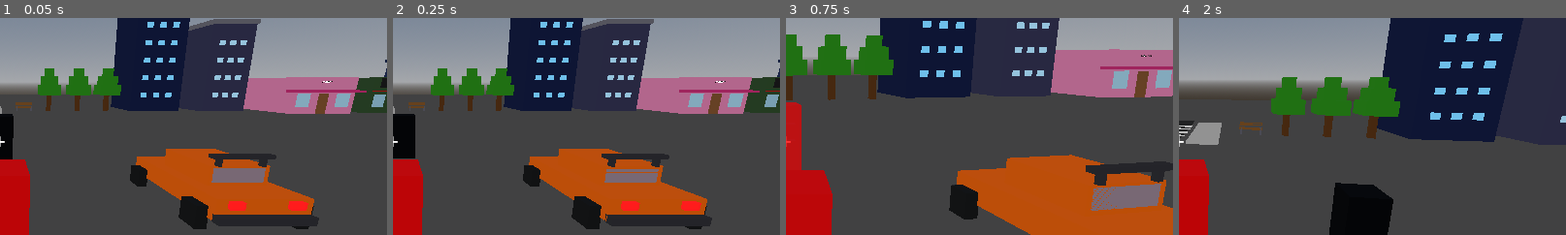
Above: before the commit, frames 1-4 (left to right).
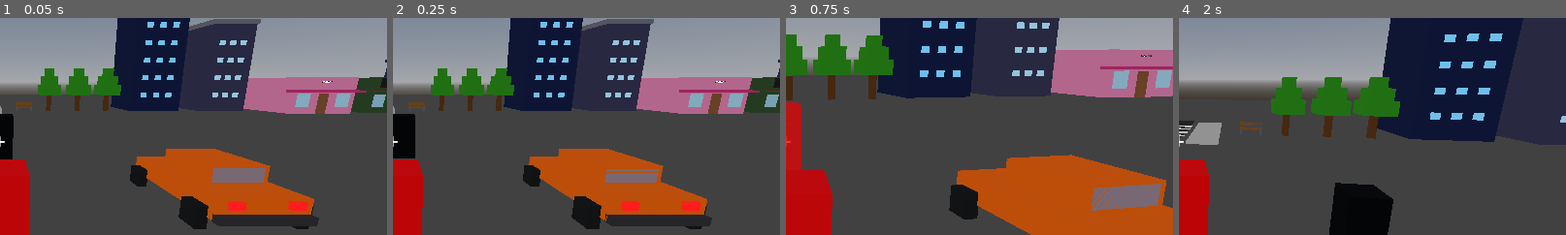
Above: after the commit, the same moments.

Repository: brian-grafals/BloxyGTA
Game: Godot game, scene res://scenes/main.tscn
The game is run twice, just before and just after one commit, with the same random seed, the same clock (stepped at 60 frames per second) and the same inputs.
Inputs (mouse positions are % of the whole screen's width and height, from its top left):
- Up to frame 1 (0.05 s): no input
- Up to frame 2 (0.25 s): no input
- Up to frame 3 (0.75 s): move the mouse to (55, 50) at 0.52 s; hold W (move_forward) from 0.53 s (still down); hold Right mouse button (aim) from 0.53 s (still down); click (55, 50) at 0.67 s
- Up to frame 4 (2 s): keep holding W (move_forward); tap Space (jump) at 0.77, 1.52 s; move the mouse to (45, 50) at 1.27 s; release Right mouse button (aim) at 1.28 s; tap E (interact) at 1.35 s
The pictures show only the part of the screen within x 50-100%, y 22-72%; the shares and areas given below are measured in that part.

The runs differ from the first frame. In frame 1, 0.6% of the frame differs, in the area x 53-72%, y 62-69%; in frame 2, 0.6%; in frame 3, 1.3%, in the area x 77-100%, y 66-78%; in frame 4, nothing differs.

Commit message:
Remove spoiler from car
Co-Authored-By: Claude Sonnet 4.6 <noreply@anthropic.com>

Diff:
--- a/scenes/car.tscn
+++ b/scenes/car.tscn
@@ -14,11 +14,6 @@
 [sub_resource type="BoxMesh" id="mesh_bumper"]
 size = Vector3(2.2, 0.2, 0.22)
 
-[sub_resource type="BoxMesh" id="mesh_spoiler"]
-size = Vector3(1.5, 0.1, 0.2)
-
-[sub_resource type="BoxMesh" id="mesh_spoiler_post"]
-size = Vector3(0.1, 0.2, 0.12)
 
 [sub_resource type="BoxMesh" id="mesh_wheel"]
 size = Vector3(0.3, 0.58, 0.58)
@@ -85,20 +80,6 @@
 mesh = SubResource("mesh_bumper")
 surface_material_override/0 = SubResource("mat_dark")
 
-[node name="Spoiler" type="MeshInstance3D" parent="."]
-transform = Transform3D(1, 0, 0, 0, 1, 0, 0, 0, 1, 0, 1.14, 1.1)
-mesh = SubResource("mesh_spoiler")
-surface_material_override/0 = SubResource("mat_dark")
-
-[node name="SpoilerPostL" type="MeshInstance3D" parent="."]
-transform = Transform3D(1, 0, 0, 0, 1, 0, 0, 0, 1, -0.55, 0.99, 1.1)
-mesh = SubResource("mesh_spoiler_post")
-surface_material_override/0 = SubResource("mat_dark")
-
-[node name="SpoilerPostR" type="MeshInstance3D" parent="."]
-transform = Transform3D(1, 0, 0, 0, 1, 0, 0, 0, 1, 0.55, 0.99, 1.1)
-mesh = SubResource("mesh_spoiler_post")
-surface_material_override/0 = SubResource("mat_dark")
 
 [node name="WheelFL" type="MeshInstance3D" parent="."]
 transform = Transform3D(1, 0, 0, 0, 1, 0, 0, 0, 1, -1.22, -0.2, -1.4)
